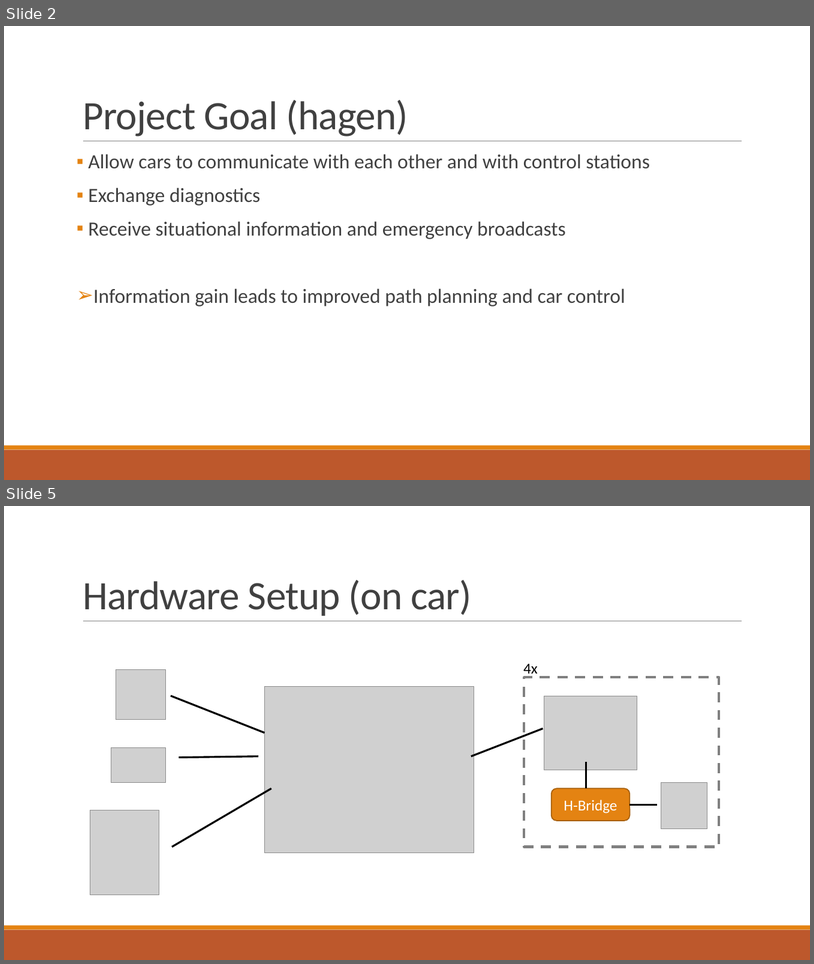
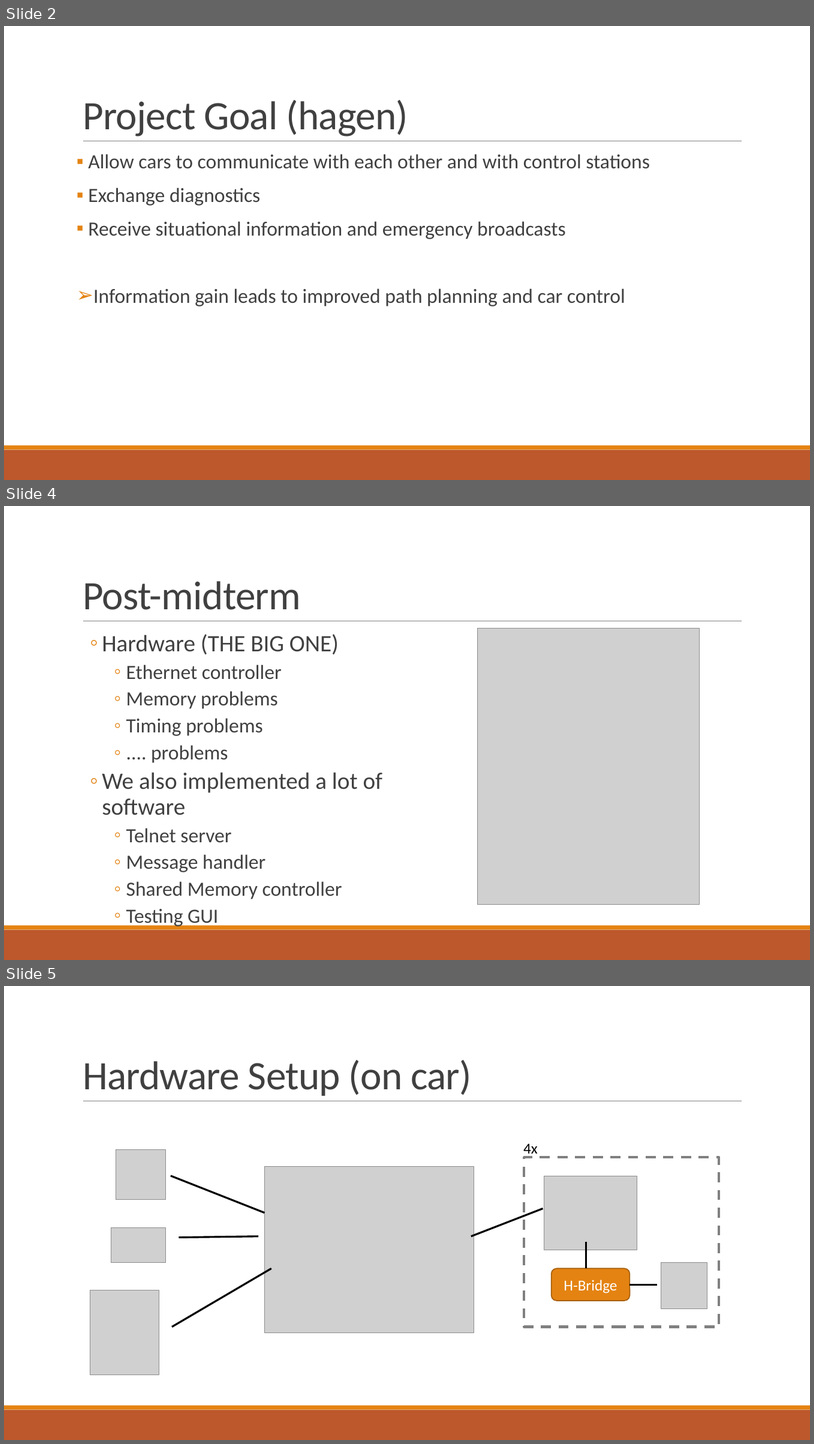
Before and after one commit to fjanssen/Car2X, a slide deck: doc/FinalPresentation.pptx. Shown one above the other, each under a label of ours: slides 2 and 5 before the commit, slides 2, 4 and 5 after it; the slides between them are not shown. The pictures are 814x964 and 814x1444 pixels, drawn with LibreOffice and Linux fonts; fonts in the diff are those of the drawing; grey boxes stand for pictures. Boxes give left, top, right and bottom in pixels: in the first picture for what was removed or moved away, otherwise in the second. Text is boxed around its words. In the diff, an @@ line names an element or a change of style, - is before the commit and + after.

```diff
--- a/doc/FinalPresentation.pptx
+++ b/doc/FinalPresentation.pptx
@@ slide 4 added at (4,506,810,960), background #FFFFFF; not listed: 3 template elements that a slide beside it also shows @@
@@ title added at (83,581,301,610), 48 pt, text #404040 @@
+Post-midterm
@@ picture added at (478,628,699,904) @@
@@ text added at (102,634,383,927), 24 pt, text #404040 @@
+  ◦ Hardware (THE BIG ONE)
+      ◦ Ethernet controller
+      ◦ Memory problems
+      ◦ Timing problems
+      ◦ .... problems
+  ◦ We also implemented a lot of software
+      ◦ Telnet server
+      ◦ Message handler
+      ◦ Shared Memory controller
+      ◦ Testing GUI
```
Also in this commit, not shown: 6 slides changed, 1 other slide added, 2 slides removed, 1 other file.
